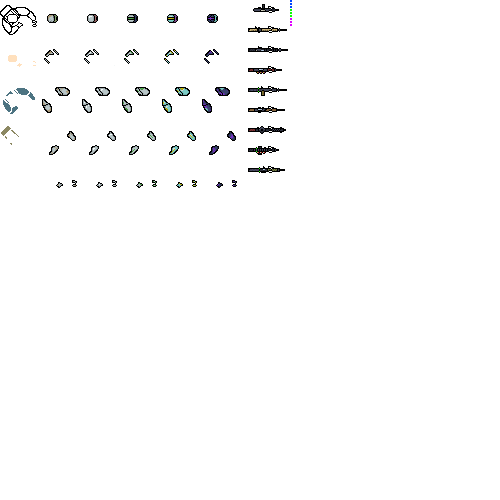
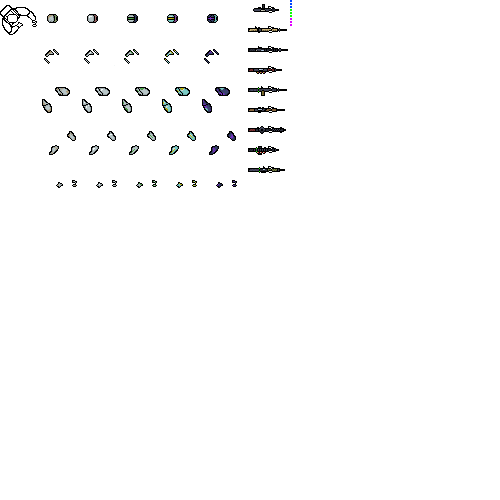
Layers edited between the first and the second 500×500 image:
added layer "Layer 19" in group "player" over [1, 55, 36, 145]
added layer "Layer 18" in group "player" over [1, 55, 36, 145]
added layer "Layer 17" in group "player" over [1, 55, 36, 145]
